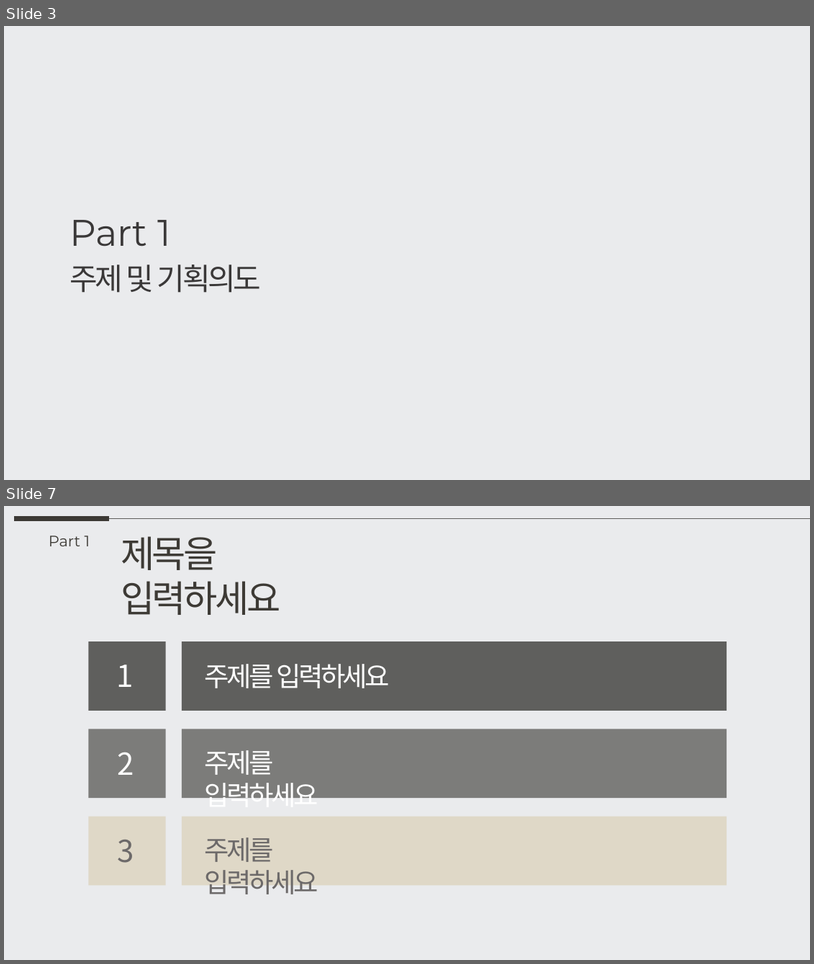
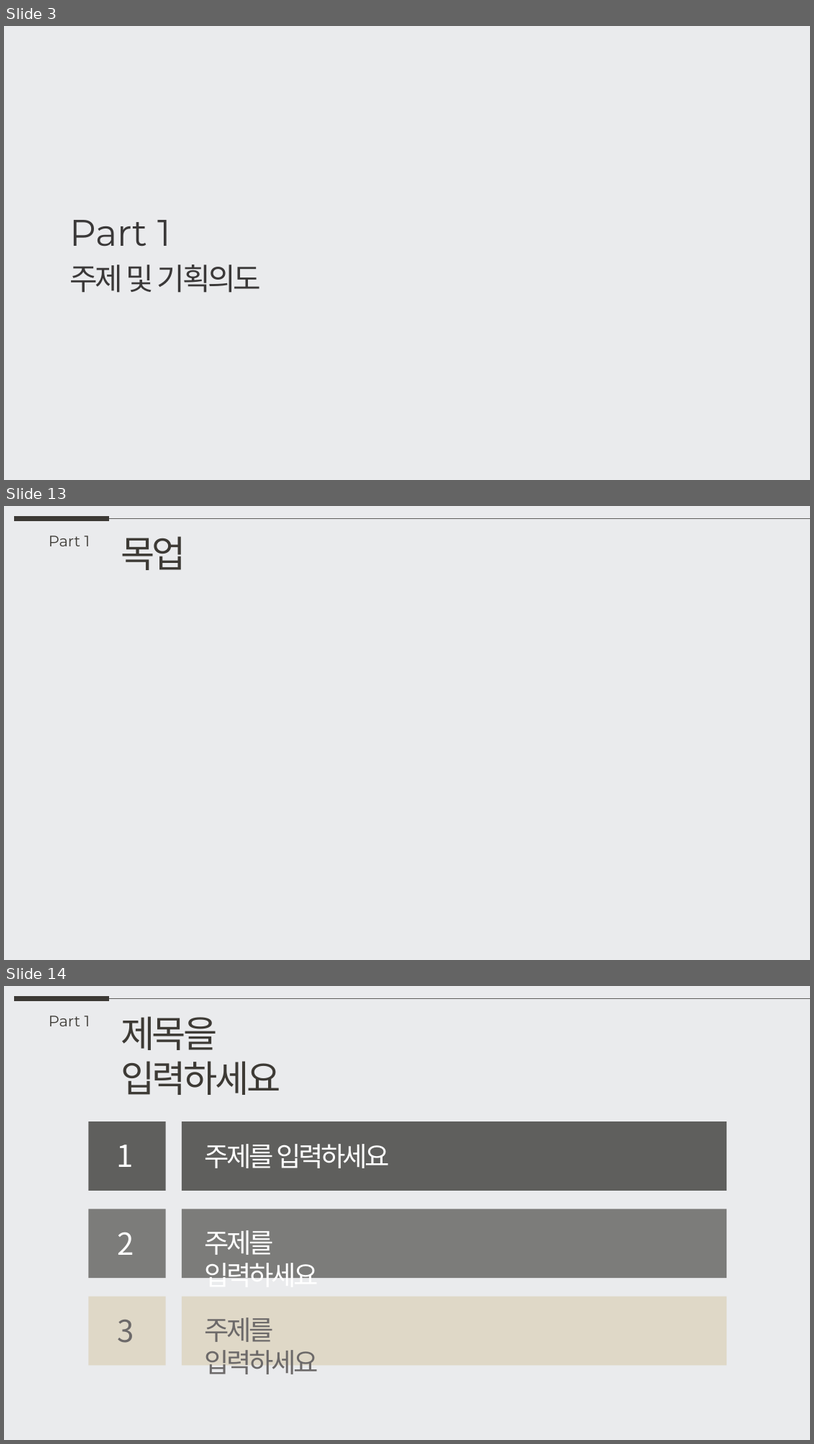
Before and after one commit to Kimeunryeong/Osulloc, a slide deck: osulloc.pptx. Shown one above the other, each under a label of ours: slides 3 and 7 before the commit, slides 3, 13 and 14 after it; the slides between them are not shown. The pictures are 814x964 and 814x1444 pixels, drawn with LibreOffice and Linux fonts; fonts in the diff are those of the drawing; background and template pictures are left out. Boxes give left, top, right and bottom in pixels: in the first picture for what was removed or moved away, otherwise in the second. Text is boxed around its words. In the diff, an @@ line names an element or a change of style, - is before the commit and + after.

```diff
--- a/osulloc.pptx
+++ b/osulloc.pptx
@@ slide 13 added at [4, 506, 810, 960], background picture (left out) @@
@@ line added from (14, 519) to (109, 519), #3D3A35 6 pt @@
@@ line added from (109, 519) to (810, 519), #5F5F5D 0.5 pt @@
@@ text added at [49, 536, 90, 546], 18 pt, text #3D3A35 @@
+Part 1
@@ text added at [121, 536, 186, 570], 44 pt, text #3D3A35 @@
+목업
@@ what was slide 7 is now slide 14 @@
```
Also in this commit, not shown: 4 slides changed, 6 other slides added, 1 slide removed, 11 other files.
